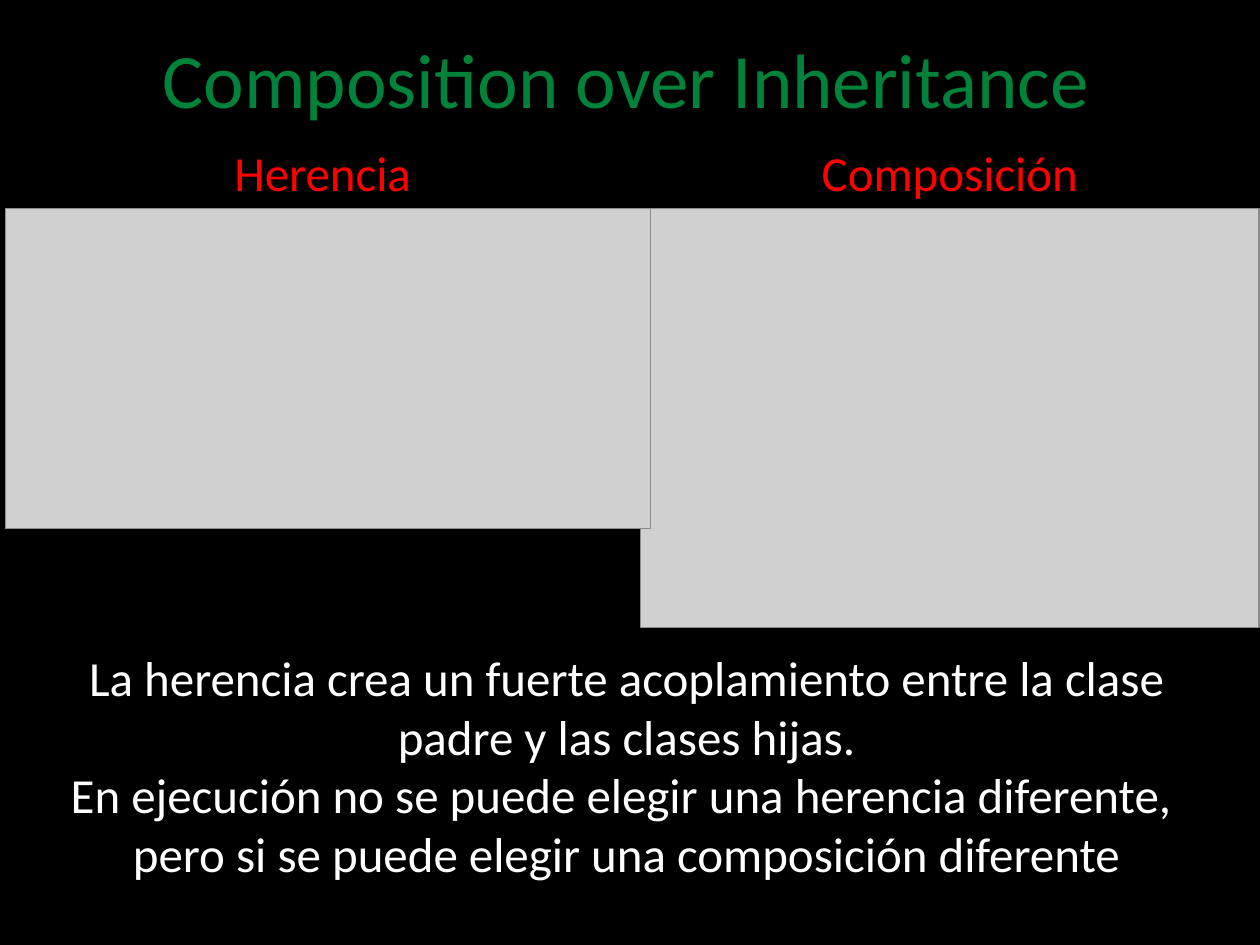
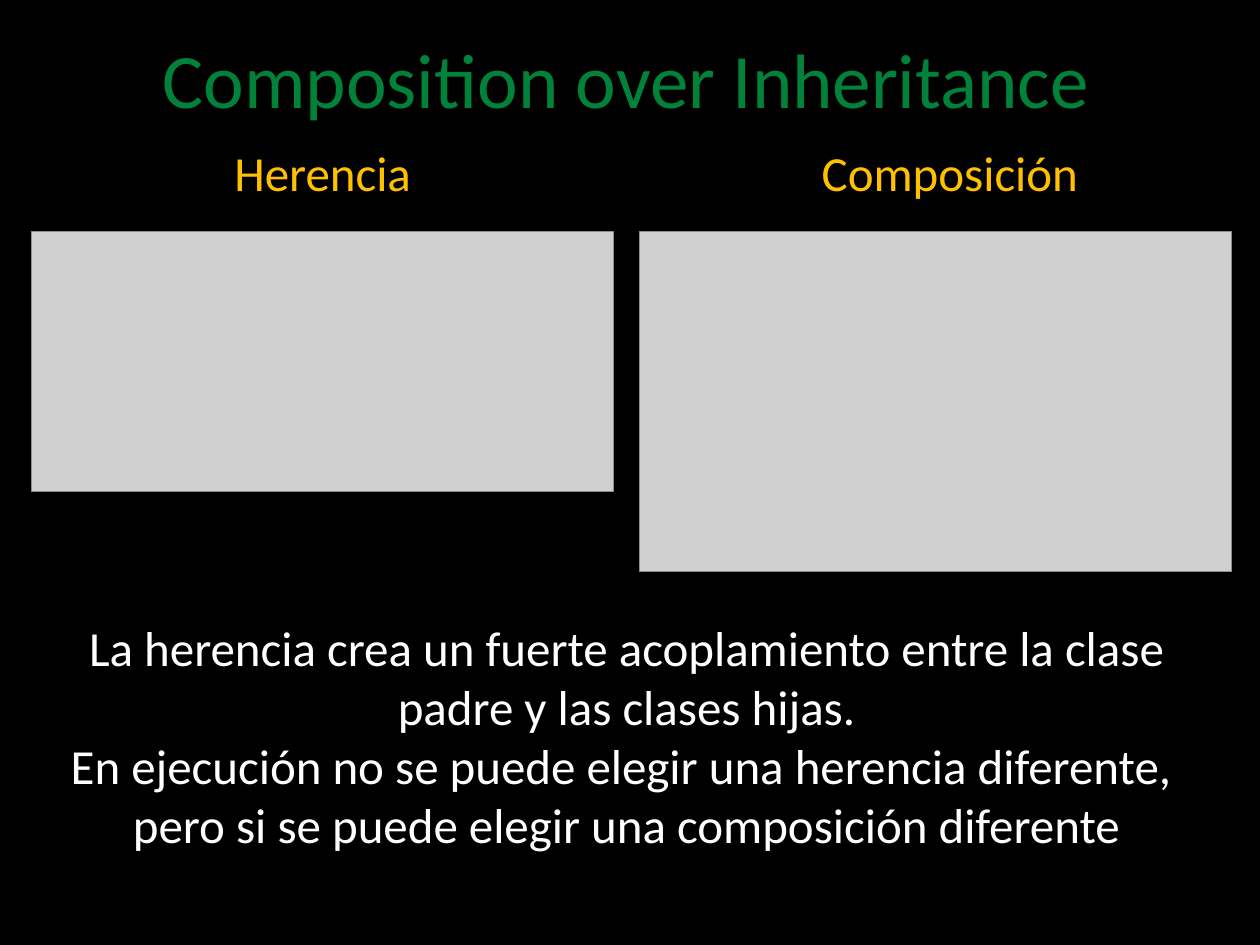
Before and after one commit to angelnunezsalazar/Test-Automation-Java, a slide deck: slide 12 of Diapositivas/3. Design For Testeability.pptx. Drawn at 1260x945 pixels with LibreOffice and Linux fonts; fonts in the diff are those of the drawing; grey boxes stand for pictures; background and template pictures are left out. Boxes give left, top, right and bottom in pixels: in the first picture for what was removed or moved away, otherwise in the second. Text is boxed around its words. In the diff, an @@ line names an element or a change of style, - is before the commit and + after.

```diff
--- a/Diapositivas/3. Design For Testeability.pptx
+++ b/Diapositivas/3. Design For Testeability.pptx
@@ text "Herencia" at (234, 157, 411, 192): text colour #FF0000 to #FFC000 @@
@@ text "Composición" at (822, 157, 1078, 199): text colour #FF0000 to #FFC000 @@
@@ picture: place and size @@
-picture at (6, 209, 651, 529)
+picture at (32, 232, 614, 493)
@@ picture: place and size @@
-picture at (640, 209, 1259, 627)
+picture at (640, 232, 1232, 572)
@@ text "La herencia crea un fuerte ...": place and size @@
-text "La herencia crea un fuerte ..." at (71, 662, 1171, 881)
+text "La herencia crea un fuerte ..." at (71, 632, 1171, 852)
```
Also in this commit, not shown: 5 other slides changed, 1 slide removed, 58 other files.
